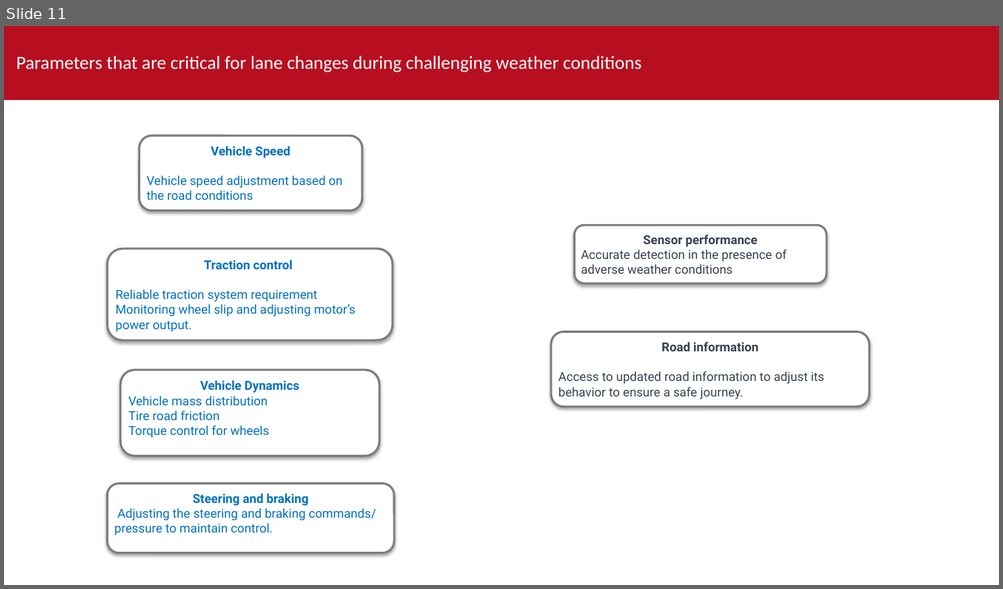
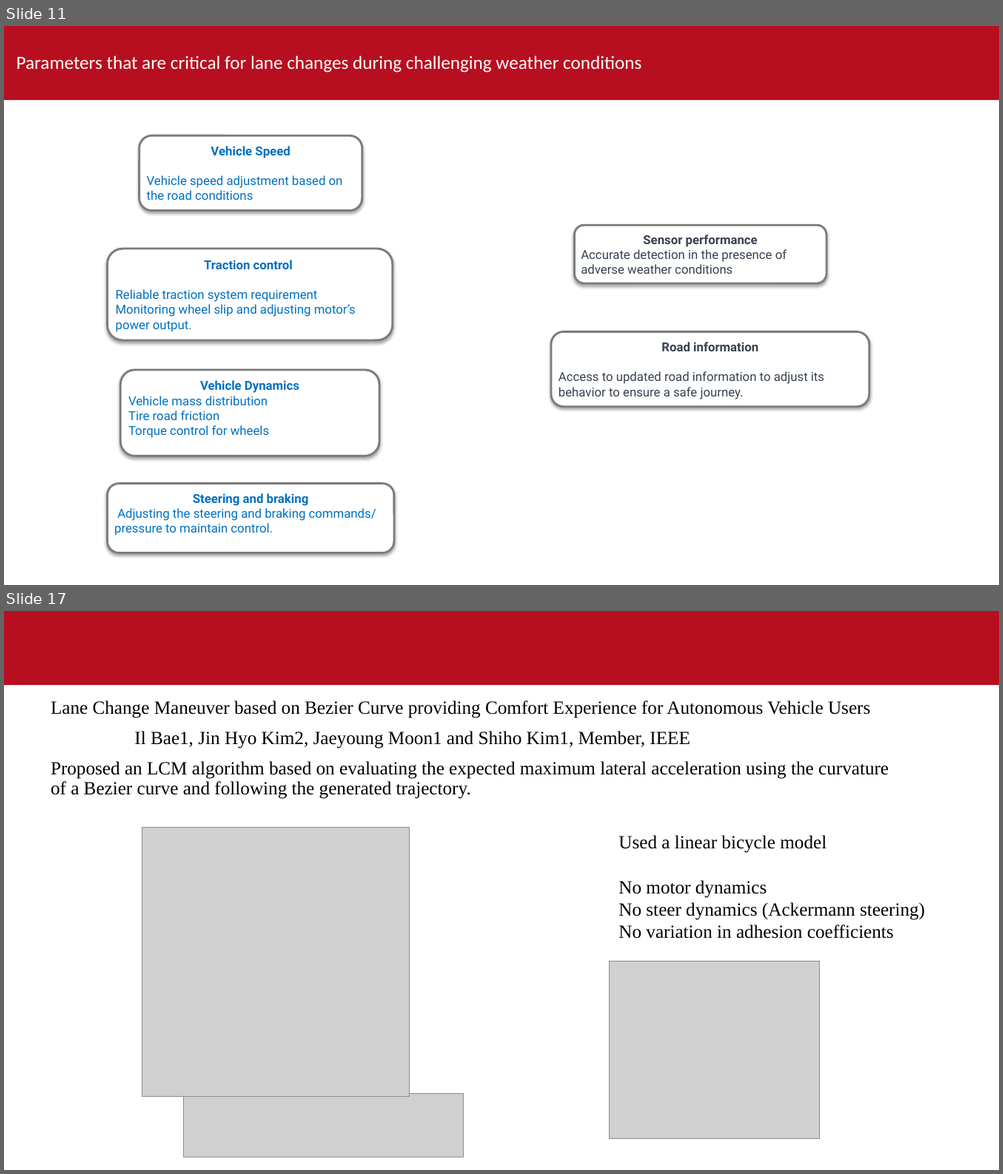
Before and after one commit to sandeepsulake96/Highway-motion-planning-using-artificial-potential-fields-with-environment-uncertainities, a slide deck: Thesis_outline.pptx. Shown one above the other, each under a label of ours: slide 11 before the commit, slides 11 and 17 after it; the slides between them are not shown. The pictures are 1003x589 and 1003x1174 pixels, drawn with LibreOffice and Linux fonts; fonts in the diff are those of the drawing; grey boxes stand for pictures; background and template pictures are left out. Boxes give left, top, right and bottom in pixels: in the first picture for what was removed or moved away, otherwise in the second. Text is boxed around its words. In the diff, an @@ line names an element or a change of style, - is before the commit and + after.

```diff
--- a/Thesis_outline.pptx
+++ b/Thesis_outline.pptx
@@ slide 17 added at (4,611,999,1170), background #FFFFFF; not listed: 1 template element that a slide beside it also shows @@
@@ text added at (51,701,888,799), 18 pt, text #000000 @@
+Lane Change Maneuver based on Bezier Curve providing Comfort Experience for Autonomous Vehicle Users
+Il Bae1, Jin Hyo Kim2, Jaeyoung Moon1 and Shiho Kim1, Member, IEEE
+Proposed an LCM algorithm based on evaluating the expected maximum lateral acceleration using the curvature of a Bezier curve and following the generated trajectory.
@@ picture added at (142,827,409,1096) @@
@@ text added at (618,835,925,939), 18 pt, text #000000 @@
+Used a linear bicycle model
+No motor dynamics
+No steer dynamics (Ackermann steering)
+No variation in adhesion coefficients
@@ picture added at (609,962,819,1139) @@
@@ picture added at (184,1093,464,1158) @@
```
Also in this commit, not shown: 4 slides changed, 6 other slides added, 8 other files.
